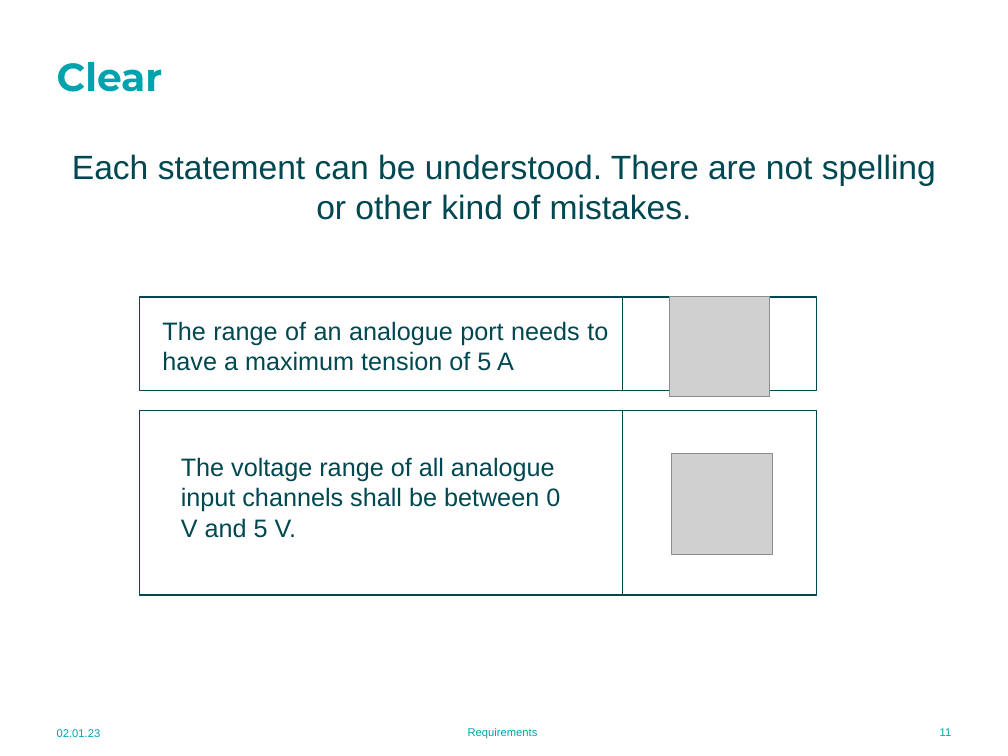
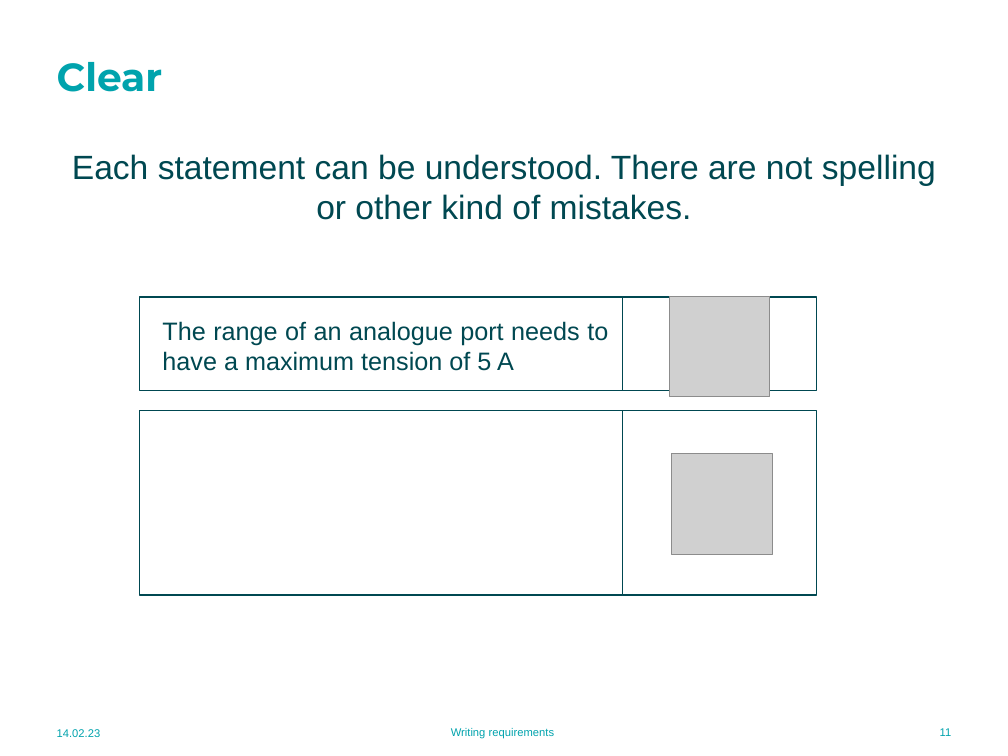
Before and after one commit to MU-MATHWORKS/MODEL-BASED-LIFE-CYCLE-WITH-MATLAB-SIMULINK, a slide deck: slide 11 of 2. Requirements/2.2 Writing requirements.pptx. Drawn at 1008x756 pixels with LibreOffice and Linux fonts; fonts in the diff are those of the drawing; grey boxes stand for pictures; background and template pictures are left out. Boxes give left, top, right and bottom in pixels: in the first picture for what was removed or moved away, otherwise in the second. Text is boxed around its words. In the diff, an @@ line names an element or a change of style, - is before the commit and + after.

Commit message:
Requirements module resources updated. Detailed exercise statement added in ppt and mlx formats.

```diff
--- a/2. Requirements/2.2 Writing requirements.pptx
+++ b/2. Requirements/2.2 Writing requirements.pptx
@@ text removed at (x1=181, y1=457, x2=560, y2=538) @@
-The voltage range of all analogue input channels shall be between 0 V and 5 V.
@@ text at (x1=57, y1=729, x2=101, y2=737): text changed @@
-02.01.23
+14.02.23
@@ text at (x1=451, y1=728, x2=555, y2=739): text changed @@
-Requirements
+Writing requirements
```
Also in this commit, not shown: 19 other slides changed, 2 other files.
